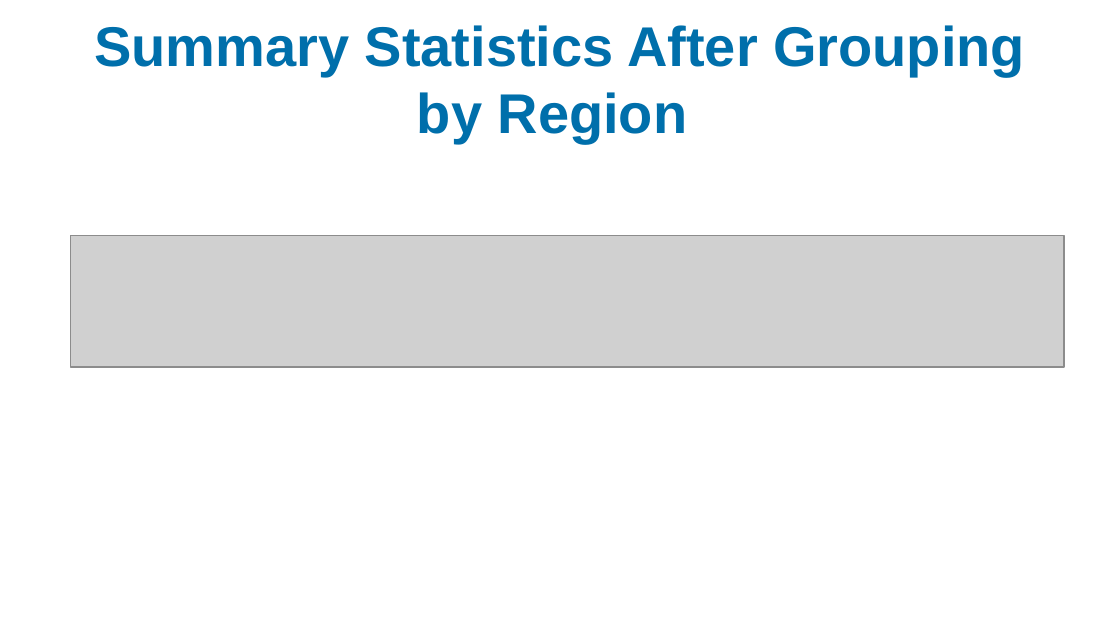
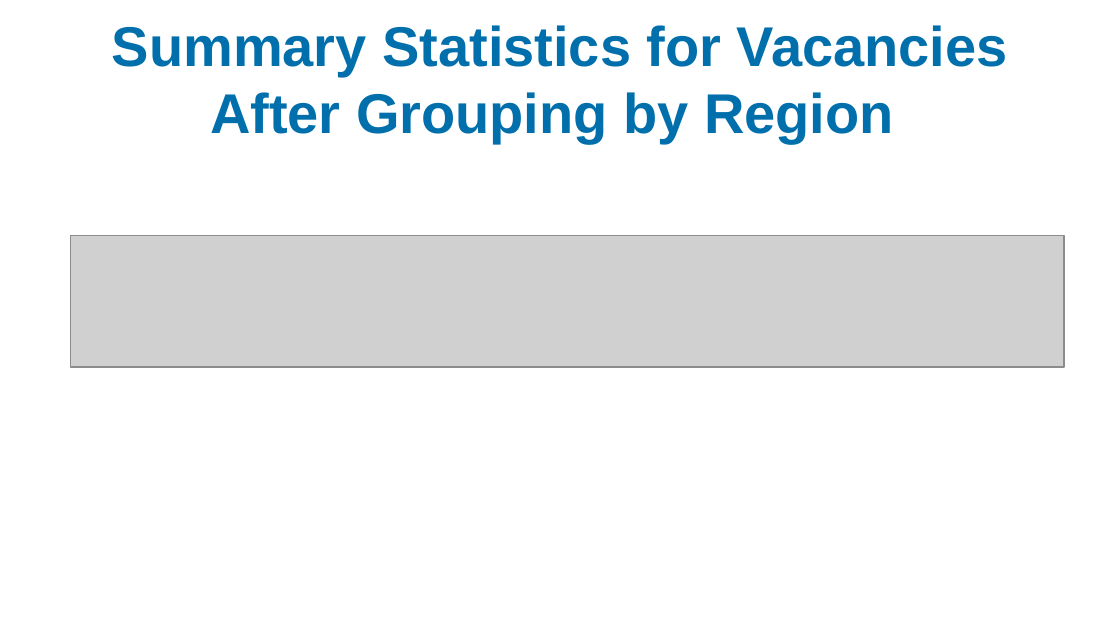
Before and after one commit to idea-analytics/Staffing_Trends_Performance_Vacancies, a slide deck: slide 6 of graphs/Staffing_Part1_23-24_preliminary_report.pptx (slide 5 before the commit). Drawn at 1120x630 pixels with LibreOffice and Linux fonts; fonts in the diff are those of the drawing; grey boxes stand for pictures; background and template pictures are left out. Boxes give left, top, right and bottom in pixels: in the first picture for what was removed or moved away, otherwise in the second. Text is boxed around its words. In the diff, an @@ line names an element or a change of style, - is before the commit and + after.

```diff
--- a/graphs/Staffing_Part1_23-24_preliminary_report.pptx
+++ b/graphs/Staffing_Part1_23-24_preliminary_report.pptx
@@ title at box(112, 25, 1008, 143): text changed @@
-Summary Statistics After Grouping by Region
+Summary Statistics for Vacancies After Grouping by Region
```
Also in this commit, not shown: 3 other slides changed, 14 slides added, 1 slide removed, 2 other files.
